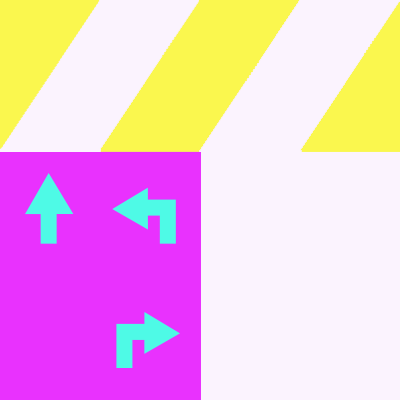
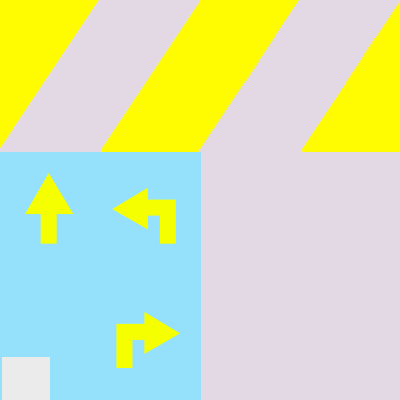
Two versions of the same layered image (400 × 400). Layer-by-layer changes:
painted on "Listras" over [0, 0, 400, 152]
painted on "Polygon 1" over [25, 173, 180, 368]
added layer "Rectangle 2" above "Rectangle 1" over [2, 357, 50, 400]
painted on "Rectangle 1" over [0, 150, 201, 400]
painted on "Background" over [0, 0, 400, 400]
